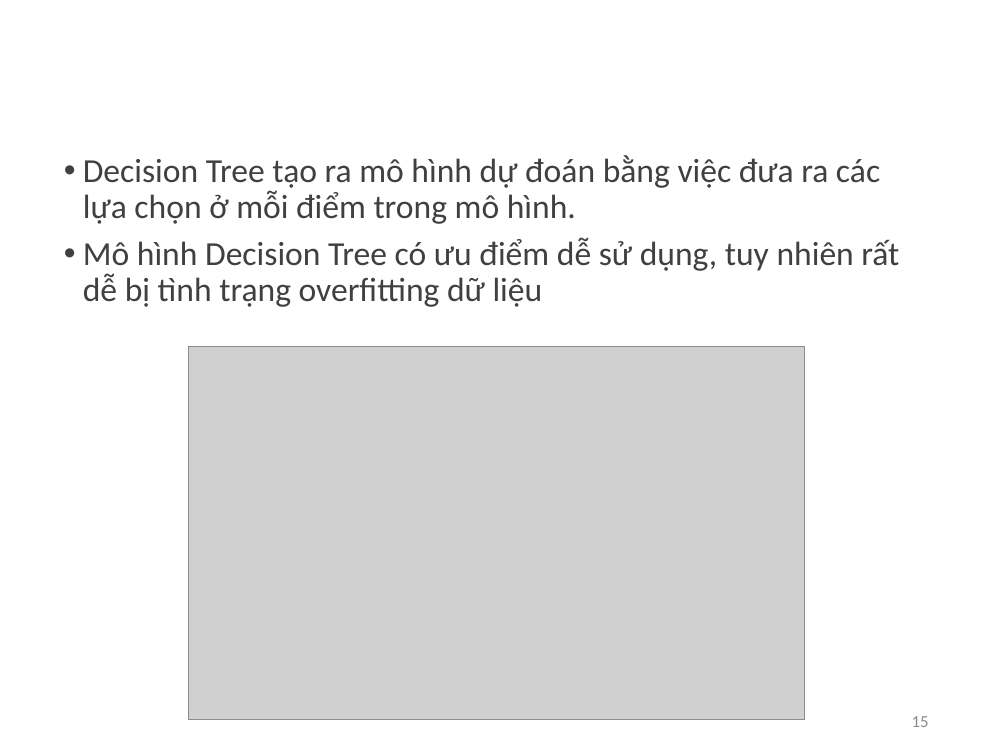
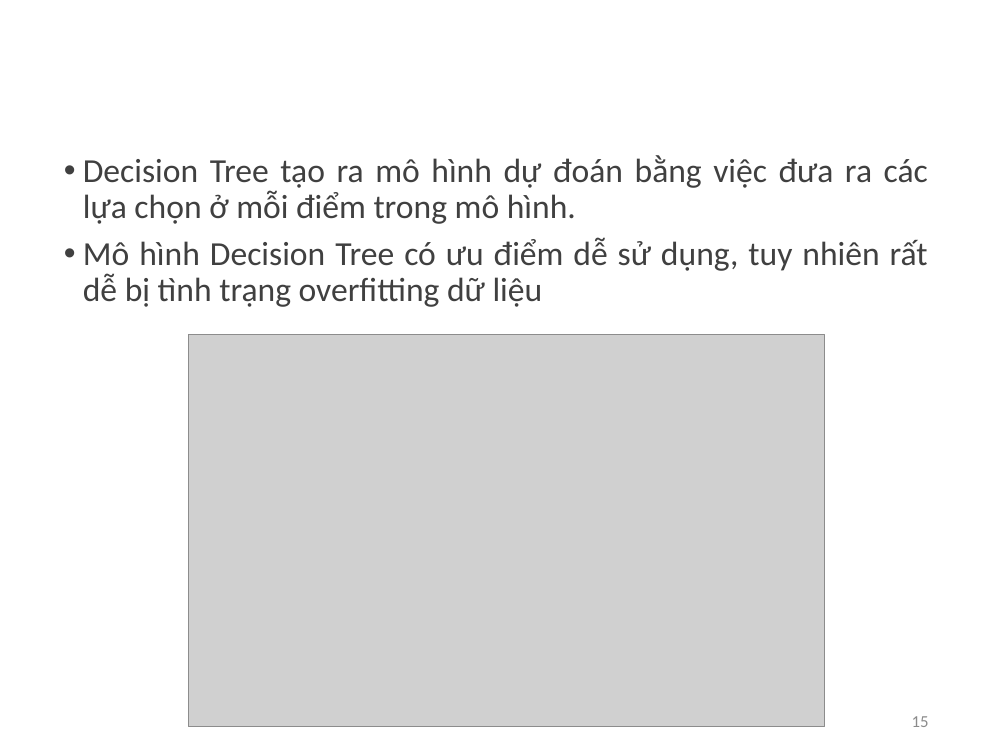
Before and after one commit to nguyennam2910/TriMun, a slide deck: slide 15 of Slide Thesis.pptx. Drawn at 1008x756 pixels with LibreOffice and Linux fonts; fonts in the diff are those of the drawing; grey boxes stand for pictures; background and template pictures are left out. Boxes give left, top, right and bottom in pixels: in the first picture for what was removed or moved away, otherwise in the second. Text is boxed around its words. In the diff, an @@ line names an element or a change of style, - is before the commit and + after.

```diff
--- a/Slide Thesis.pptx
+++ b/Slide Thesis.pptx
@@ text "Decision Tree tạo ra mô ..." at (83,155,928,307): alignment left to justified @@
@@ picture: place and size @@
-picture at (188,347,804,720)
+picture at (188,335,825,727)
```
Also in this commit, not shown: 17 other slides changed, 2 slides added, 2 other files.
